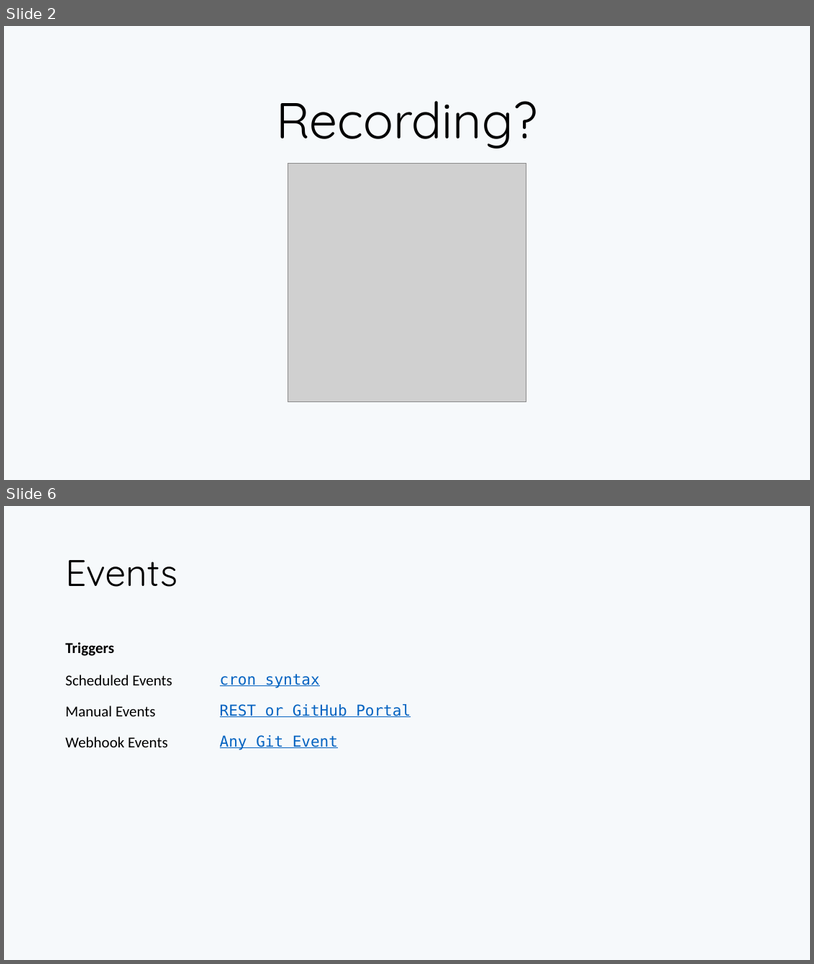
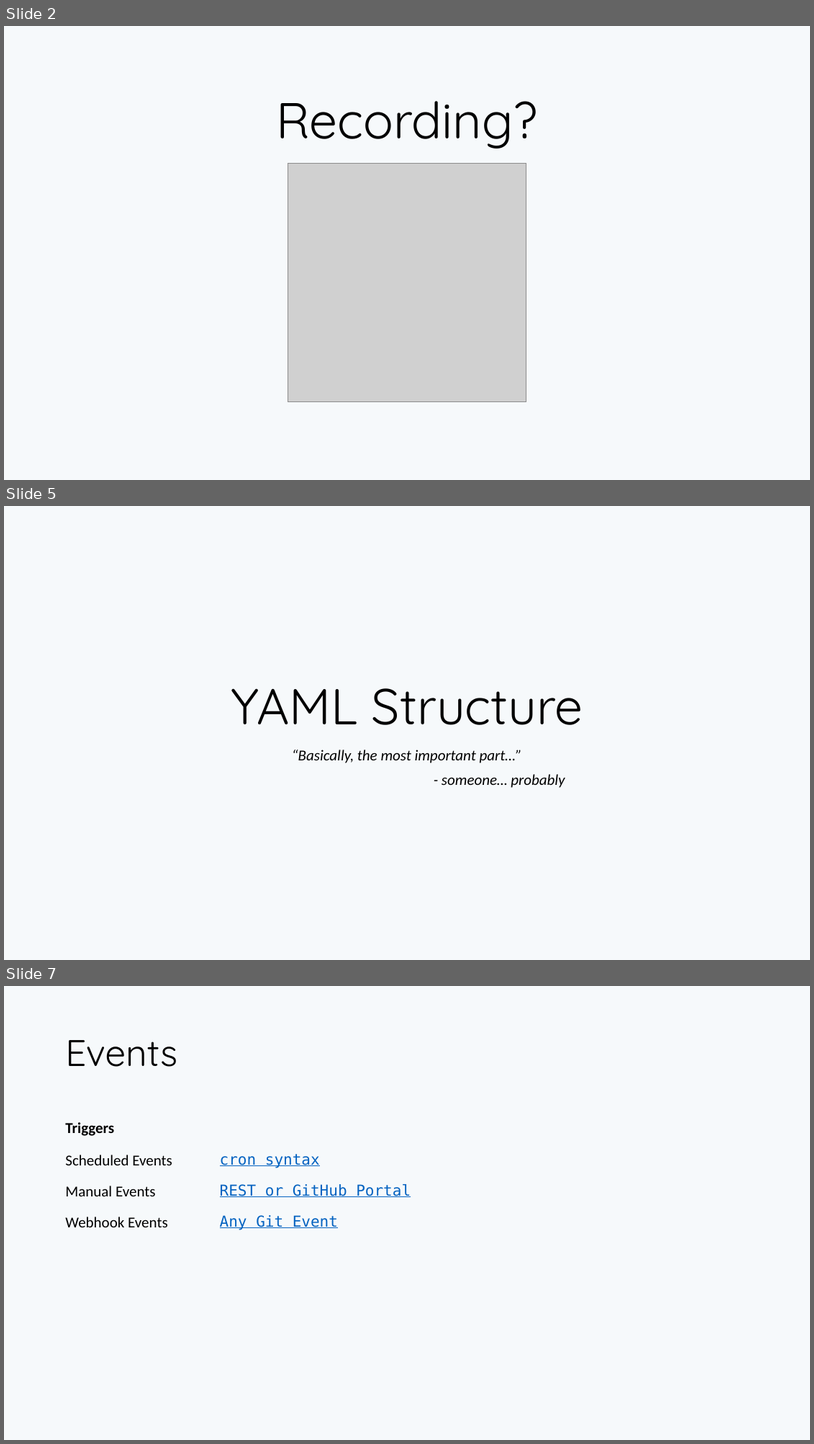
Before and after one commit to PaulRiviera/Demos, a slide deck: GitHub_Actions_101/Actions101.pptx. Shown one above the other, each under a label of ours: slides 2 and 6 before the commit, slides 2, 5 and 7 after it; the slides between them are not shown. The pictures are 814x964 and 814x1444 pixels, drawn with LibreOffice and Linux fonts; fonts in the diff are those of the drawing; grey boxes stand for pictures. Boxes give left, top, right and bottom in pixels: in the first picture for what was removed or moved away, otherwise in the second. Text is boxed around its words. In the diff, an @@ line names an element or a change of style, - is before the commit and + after.

```diff
--- a/GitHub_Actions_101/Actions101.pptx
+++ b/GitHub_Actions_101/Actions101.pptx
@@ slide 5 added at (4,506,810,960), background #F6F9FB @@
@@ title added at (231,688,584,725), 60 pt, text #000000 @@
+YAML Structure
@@ subtitle added at (292,749,565,788), 18 pt, text #000000, italic @@
+“Basically, the most important part…”
+- someone… probably
@@ what was slide 6 is now slide 7 @@
```
Also in this commit, not shown: 5 slides changed, 4 other slides added, 5 slides removed, 1 other file.
